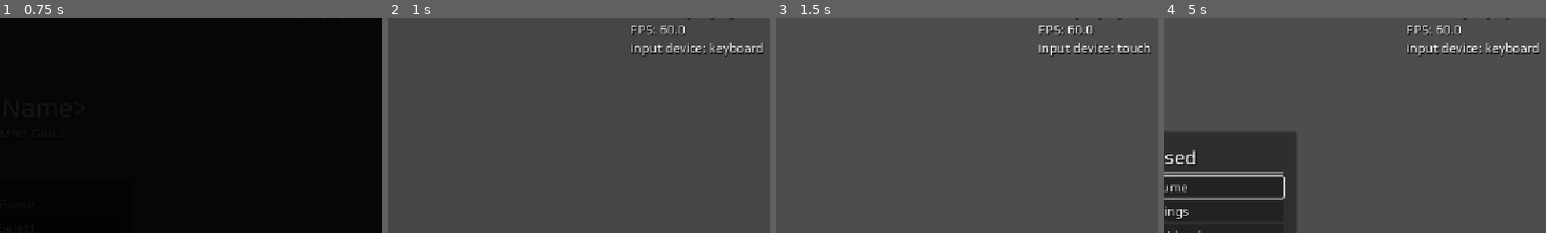
Above: before the commit, frames 1-4 (left to right).
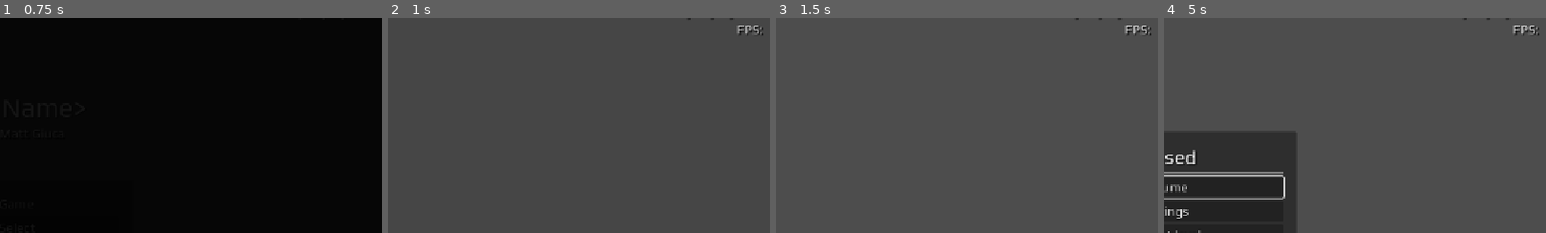
Above: after the commit, the same moments.

Repository: mgiuca/message-game
Game: Godot game, scene res://scenes/main.tscn
The game is run twice, just before and just after one commit, with the same random seed, the same clock (stepped at 60 frames per second) and the same inputs.
Inputs (mouse positions are % of the whole screen's width and height, from its top left):
- Up to frame 1 (0.75 s): click "Start Game" at 0.5 s
- Up to frame 2 (1 s): no input
- Up to frame 3 (1.5 s): tap Enter at 1.25 s; move the mouse to (72, 45) at 1.27 s; hold Up (ui_up) from 1.28 s (still down); click (72, 45) at 1.42 s
- Up to frame 4 (5 s): release Up (ui_up) at 2 s; tap Space at 2, 3.5 s; drag from (30, 55) to (45, 70) at 2.02 s; tap Enter at 2.75, 4.25 s; move the mouse to (60, 28) at 2.77 s; hold Up (ui_up) 2.78-3.5 s; click (60, 28) at 2.92 s; drag from (45, 70) to (20, 35) at 3.52 s; move the mouse to (80, 65) at 4.27 s; hold Down (ui_down) from 4.28 s (still down); click (80, 65) at 4.42 s; tap Escape (menu) at 4.9 s
The pictures show only the part of the screen within x 50-100%, y 6-56%; the shares and areas given below are measured in that part.

Frame 1 is identical in both runs. In frame 2, 1.4% of the frame differs, in the area x 63-99%, y 3-19%; in frame 3, 1.3%; in frame 4, 1.5%.

Commit message:
Remove InputManager - not needed (mouse driven).

Diff:
--- a/project.godot
+++ b/project.godot
@@ -18,7 +18,6 @@
 [autoload]
 
 Globals="*res://scenes/managers/globals.gd"
-InputManager="*res://scenes/managers/input_manager.gd"
 AudioManager="*res://scenes/managers/audio_manager.gd"
 LevelManager="*res://scenes/managers/level_manager.gd"
 GitStatus="*uid://d1w4smnb3hw1r"
--- a/scenes/level.gd
+++ b/scenes/level.gd
@@ -24,10 +24,6 @@
   hud.set_level_properties(LevelManager.current_level_display_name)
   hud.debug_visible = debug_info
 
-  InputManager.mouse_state = get_mouse_state()
-  InputManager.input_mode_changed.connect(_on_input_mode_changed)
-  _on_input_mode_changed(InputManager.input_mode)
-
 func _unhandled_input(event: InputEvent) -> void:
   # Meta/UI inputs.
   if event.is_action_pressed('menu'):
@@ -41,39 +37,3 @@
     LevelManager.switch_to_prev_level()
   elif event.is_action_pressed('debug_next_level'):
     LevelManager.switch_to_next_level()
-
-func _process(delta: float) -> void:
-  # Delta in real-world seconds.
-  # TODO: Only relevant if this game changes Engine.time_scale.
-  # If not, just use delta.
-  var delta_real_s := delta / Engine.time_scale
-  hud.set_framerate(1.0 / delta_real_s)
-
-  if artificial_lag:
-    # Artificial delay for testing.
-    var x : float
-    for i in randi_range(1000000, 4000000):
-      x = sin(x)
-
-## Gets the required mouse state based on the current game context.
-## Called when closing the menu (which always shows the mouse) to let the game
-## put the mouse back into its correct mode. Can also be called whenever the
-## game context requires changing mouse state.
-func get_mouse_state() -> InputManager.MouseState:
-  # TODO: Modify this to reflect the needs of the game (either a hard-coded
-  # value, or conditional). If the mouse will always be set to visible, this can
-  # be deleted along with _on_menu_closed().
-  return InputManager.MouseState.HIDDEN
-
-func _on_input_mode_changed(new_mode: InputManager.InputMode) -> void:
-  # TODO: Set the textures for all the button prompts.
-  match new_mode:
-    InputManager.InputMode.KEYBOARD:
-      pass
-    InputManager.InputMode.JOYSTICK:
-      pass
-    InputManager.InputMode.TOUCH:
-      pass
-
-func _on_menu_closed() -> void:
-  InputManager.mouse_state = get_mouse_state()
--- a/scenes/main_menu.gd
+++ b/scenes/main_menu.gd
@@ -21,8 +21,6 @@
     return
 
   Globals.init_settings(start_fullscreen, music_volume, sound_effects_volume)
-
-  InputManager.mouse_state = InputManager.MouseState.VISIBLE
 
   if OS.has_feature('mobile') or OS.has_feature('web'):
     # Doesn't make sense to "quit" on mobile or web.
--- a/scenes/managers/input_manager.gd
+++ /dev/null
@@ -1,105 +0,0 @@
-## Singleton manager concerned with detecting which input device is active and
-## notifying of input device changes.
-extends Node
-
-## Describes the general input scheme being used.
-enum InputMode {
-  ## Keyboard and/or mouse.
-  KEYBOARD,
-  ## Game controller or joystick.
-  JOYSTICK,
-  ## Touch screen.
-  TOUCH,
-}
-
-## Emitted when [member input_mode] changes.
-signal input_mode_changed(new_mode: InputMode)
-
-## Which device we last received input from.
-## Used for various things like whether to show the cursor, tutorial prompts,
-## and any other aspect of the user interface that needs to differ depending on
-## the control scheme.
-var input_mode : InputMode:
-  set(value):
-    if input_mode != value:
-      input_mode = value
-      input_mode_changed.emit(value)
-
-## The behaviour of the mouse. Kind of like the Input.MouseMode enum but a bit
-## higher level. Specifically, the VISIBLE state is conditional on whether the
-## game is in keyboard+mouse mode.
-enum MouseState {
-  VISIBLE,
-  HIDDEN,
-  LOCKED,
-}
-# NOTE: Which mouse states are needed depends on the type of game. These can
-# be removed as needed, and then mouse_state could be converted into a bool, or
-# removed entirely.
-# For example, most games do not need the LOCKED state (other than games with a
-# mouse-controlled camera). A game that uses the mouse cursor for gameplay (such
-# as an RTS) could remove the HIDDEN state, though it's likely still useful for
-# cutscenes, etc.
-# Rarely, a game might want to show the mouse when the player is actively using
-# the mouse, but hide it when they use the keyboard. That is not supported here;
-# in that case, MOUSE should be added as a third separate input mode.
-
-## The behaviour of the mouse, to be set contextually by the game.
-var mouse_state : MouseState = MouseState.VISIBLE:
-  set(value):
-    if mouse_state != value:
-      mouse_state = value
-      set_mouse_mode()
-
-func _ready() -> void:
-  set_initial_input_mode()
-
-  process_mode = Node.PROCESS_MODE_ALWAYS  # So _input works when paused.
-  set_mouse_mode()
-
-  Input.joy_connection_changed.connect(_on_joy_connection_changed)
-
-func set_initial_input_mode() -> void:
-  if OS.has_feature('mobile') or OS.has_feature("web_android") or \
-     OS.has_feature("web_ios"):
-    input_mode = InputMode.TOUCH
-  elif Input.get_connected_joypads().is_empty():
-    input_mode = InputMode.KEYBOARD
-  else:
-    input_mode = InputMode.JOYSTICK
-
-func _on_joy_connection_changed(_device: int, _connected: bool) -> void:
-  if Input.get_connected_joypads().is_empty():
-    # Unplugged the last joystick; go back to either touch or keyboard.
-    set_initial_input_mode()
-  else:
-    # Plugged in a joystick, switch to this input mode.
-    input_mode = InputMode.JOYSTICK
-
-func _input(event : InputEvent) -> void:
-  # Just used to detect input mode changes (not actually handle input).
-  if event is InputEventKey:
-    input_mode = InputMode.KEYBOARD
-  elif event is InputEventJoypadButton or event is InputEventJoypadMotion:
-    input_mode = InputMode.JOYSTICK
-  elif event is InputEventScreenTouch or event is InputEventScreenDrag or \
-    (event is InputEventMouse and event.device == InputEvent.DEVICE_ID_EMULATION):
-    # The last of these conditions is for simulated mouse inputs that actually
-    # come from a touch event.
-    input_mode = InputMode.TOUCH
-  elif event is InputEventMouse and mouse_state != MouseState.HIDDEN:
-    # Logic is a bit tricky: if the mouse state is HIDDEN then the mouse is
-    # not currently relevant, so mouse inputs should not change the input mode.
-    # If the mouse is VISIBLE but we're in non-KEYBOARD mode, we can't actually
-    # see the mouse, so we need to switch to KEYBOARD mode which will show the
-    # mouse.
-    input_mode = InputMode.KEYBOARD
-  set_mouse_mode()
-
-func set_mouse_mode() -> void:
-  if mouse_state == MouseState.LOCKED:
-    DisplayServer.mouse_set_mode(DisplayServer.MOUSE_MODE_CAPTURED)
-  elif mouse_state == MouseState.VISIBLE and input_mode == InputMode.KEYBOARD:
-    DisplayServer.mouse_set_mode(DisplayServer.MOUSE_MODE_VISIBLE)
-  else:
-    DisplayServer.mouse_set_mode(DisplayServer.MOUSE_MODE_HIDDEN)
--- a/scenes/ui/hud.gd
+++ b/scenes/ui/hud.gd
@@ -11,8 +11,6 @@
 
 func _ready() -> void:
   debug_visible = debug_visible  # Ensure setter is called.
-  InputManager.input_mode_changed.connect(_on_input_mode_changed)
-  _on_input_mode_changed(InputManager.input_mode)
 
 func set_level_properties(level_name: String) -> void:
   (%LblLevelName as Label).text = level_name
@@ -20,23 +18,3 @@
 func set_framerate(framerate: float) -> void:
   if debug_visible:
     (%LblPerformance as Label).text = "FPS: %.1f" % framerate
-
-func _on_input_mode_changed(new_mode: InputManager.InputMode) -> void:
-  var input_device_str : String
-  match new_mode:
-    InputManager.InputMode.KEYBOARD:
-      input_device_str = 'keyboard'
-    InputManager.InputMode.JOYSTICK:
-      input_device_str = 'joystick'
-    InputManager.InputMode.TOUCH:
-      input_device_str = 'touch'
-  (%LblInputMode as Label).text = 'Input device: %s' % input_device_str
-
-  # TODO: Set the textures for all the button prompts.
-  match new_mode:
-    InputManager.InputMode.KEYBOARD:
-      pass
-    InputManager.InputMode.JOYSTICK:
-      pass
-    InputManager.InputMode.TOUCH:
-      pass
--- a/scenes/ui/hud.tscn
+++ b/scenes/ui/hud.tscn
@@ -53,13 +53,6 @@
 size_flags_vertical = 0
 text = "FPS:"
 
-[node name="LblInputMode" type="Label" parent="TopRight/DebugItems" unique_id=1852429619]
-unique_name_in_owner = true
-layout_mode = 2
-size_flags_horizontal = 0
-size_flags_vertical = 0
-text = "Input device:"
-
 [node name="BottomLeft" type="VBoxContainer" parent="." unique_id=789124199]
 layout_mode = 2
 size_flags_horizontal = 0
--- a/scenes/ui/menu.gd
+++ b/scenes/ui/menu.gd
@@ -16,7 +16,6 @@
 func show_menu() -> void:
   get_tree().paused = true
   show()
-  InputManager.mouse_state = InputManager.MouseState.VISIBLE
   set_process_unhandled_input(true)
   (%BtnResume as Control).grab_focus()
 
Not shown, removed: scenes/managers/input_manager.gd.uid
